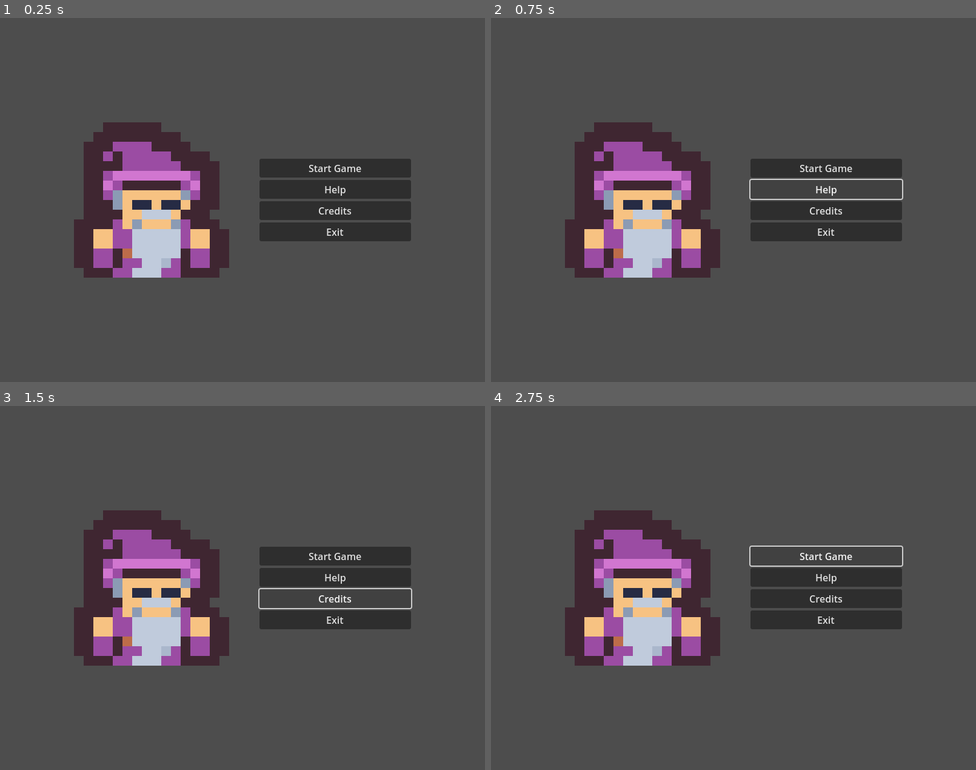
Above: before the commit, frames 1-4 (two rows, left to right).
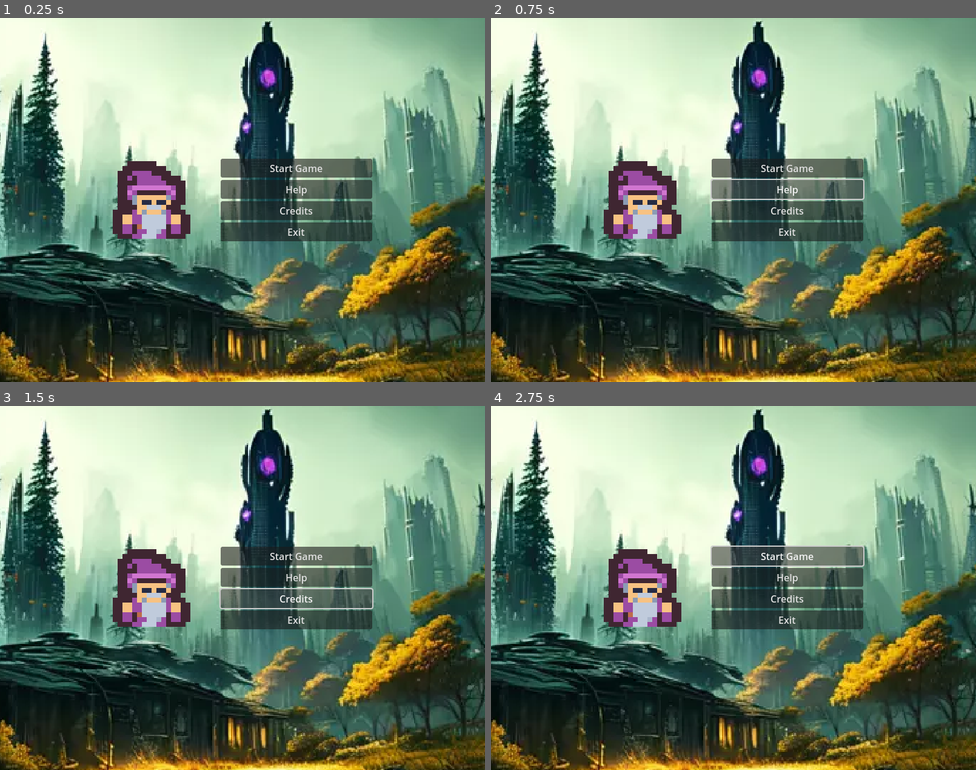
Above: after the commit, the same moments.

Repository: project-roundtrip/roundtrip
Game: Godot game, scene res://scenes/mainmenu/mainmenu.tscn
Same seed, same stepped clock (60 frames per second), same inputs: the game is played once before the commit and once after it.
Inputs:
- Up to frame 1 (0.25 s): no input
- Up to frame 2 (0.75 s): click "Help" at 0.5 s
- Up to frame 3 (1.5 s): click "Credits" at 1.25 s
- Up to frame 4 (2.75 s): click "Start Game" at 2 s

The runs differ from the first frame. In frame 1, 94% of the frame differs, in the area x 0-100%, y 0-100%; in frame 2, 94%; in frame 3, 94%; in frame 4, 94%.

Commit message:
Add menu background

Diff:
--- a/scenes/mainmenu/mainmenu.tscn
+++ b/scenes/mainmenu/mainmenu.tscn
@@ -1,5 +1,6 @@
-[gd_scene load_steps=2 format=3 uid="uid://b7qwa3cmuk0rr"]
+[gd_scene load_steps=3 format=3 uid="uid://b7qwa3cmuk0rr"]
 
+[ext_resource type="Texture2D" uid="uid://brkc3ssrpvovv" path="res://assets/sprites/menubg.png" id="1_xjpaj"]
 [ext_resource type="Texture2D" uid="uid://dfle23gcbpvim" path="res://assets/sprites/tile_0084.png" id="1_ygvqr"]
 
 [node name="mainmenu" type="Node2D"]
@@ -9,43 +10,49 @@
 offset_right = 800.0
 offset_bottom = 600.0
 
-[node name="HBoxContainer" type="HBoxContainer" parent="RootContainer"]
+[node name="TextureRect" type="TextureRect" parent="RootContainer"]
+layout_mode = 2
+texture = ExtResource("1_xjpaj")
+
+[node name="HBoxContainer" type="HBoxContainer" parent="RootContainer/TextureRect"]
 custom_minimum_size = Vector2(800, 600)
 layout_mode = 2
+offset_right = 800.0
+offset_bottom = 600.0
 theme_override_constants/separation = 50
 alignment = 1
 
-[node name="LogoContainer" type="VBoxContainer" parent="RootContainer/HBoxContainer"]
+[node name="LogoContainer" type="VBoxContainer" parent="RootContainer/TextureRect/HBoxContainer"]
 layout_mode = 2
 alignment = 1
 
-[node name="LogoRect" type="TextureRect" parent="RootContainer/HBoxContainer/LogoContainer"]
+[node name="LogoRect" type="TextureRect" parent="RootContainer/TextureRect/HBoxContainer/LogoContainer"]
 texture_filter = 1
-custom_minimum_size = Vector2(256, 256)
+custom_minimum_size = Vector2(128, 128)
 layout_mode = 2
 texture = ExtResource("1_ygvqr")
 stretch_mode = 4
 
-[node name="ControlsContainer" type="VBoxContainer" parent="RootContainer/HBoxContainer"]
+[node name="ControlsContainer" type="VBoxContainer" parent="RootContainer/TextureRect/HBoxContainer"]
 layout_mode = 2
 alignment = 1
 
-[node name="StartButton" type="Button" parent="RootContainer/HBoxContainer/ControlsContainer"]
+[node name="StartButton" type="Button" parent="RootContainer/TextureRect/HBoxContainer/ControlsContainer"]
 custom_minimum_size = Vector2(250, 0)
 layout_mode = 2
 text = "Start Game"
 
-[node name="HelpButton" type="Button" parent="RootContainer/HBoxContainer/ControlsContainer"]
+[node name="HelpButton" type="Button" parent="RootContainer/TextureRect/HBoxContainer/ControlsContainer"]
 custom_minimum_size = Vector2(250, 0)
 layout_mode = 2
 text = "Help"
 
-[node name="CreditsButton" type="Button" parent="RootContainer/HBoxContainer/ControlsContainer"]
+[node name="CreditsButton" type="Button" parent="RootContainer/TextureRect/HBoxContainer/ControlsContainer"]
 custom_minimum_size = Vector2(250, 0)
 layout_mode = 2
 text = "Credits"
 
-[node name="ExitButton" type="Button" parent="RootContainer/HBoxContainer/ControlsContainer"]
+[node name="ExitButton" type="Button" parent="RootContainer/TextureRect/HBoxContainer/ControlsContainer"]
 custom_minimum_size = Vector2(250, 0)
 layout_mode = 2
 text = "Exit"
Binary file added: assets/sprites/menubg.png
Not shown, added: assets/sprites/menubg.png.import
